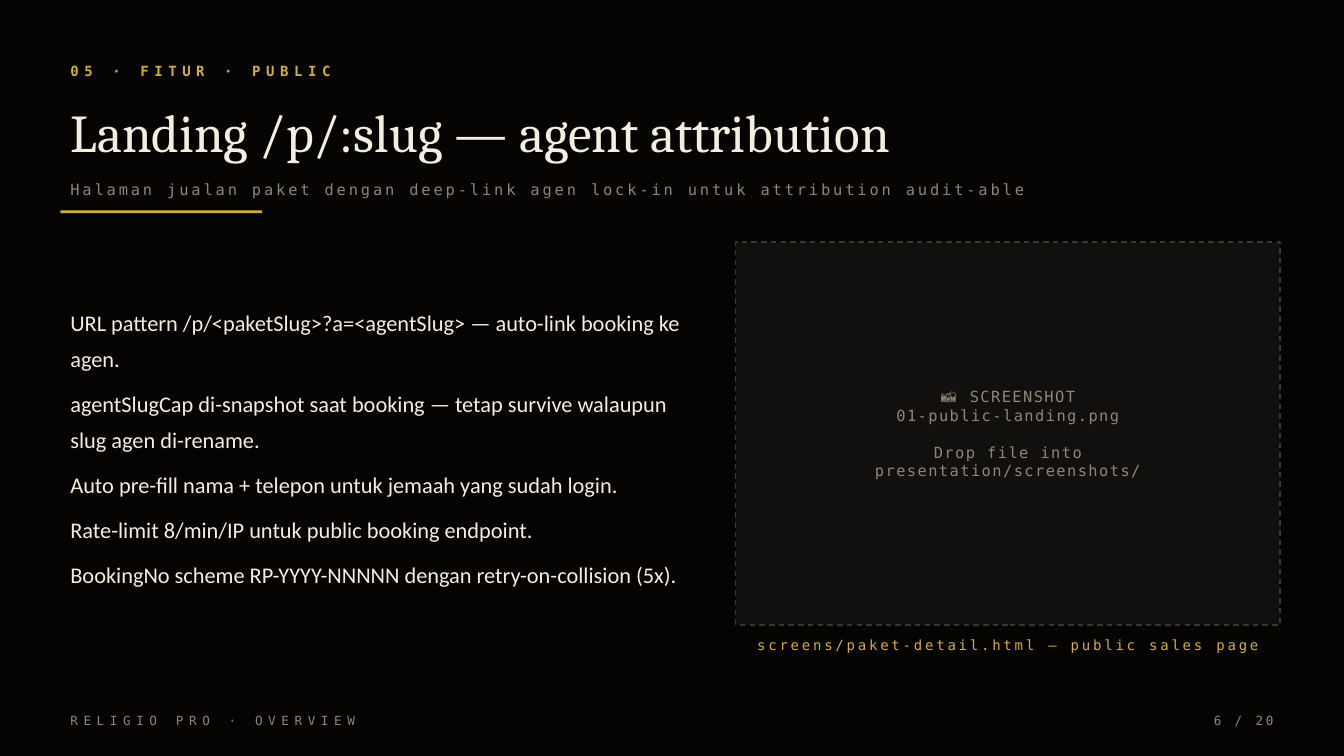
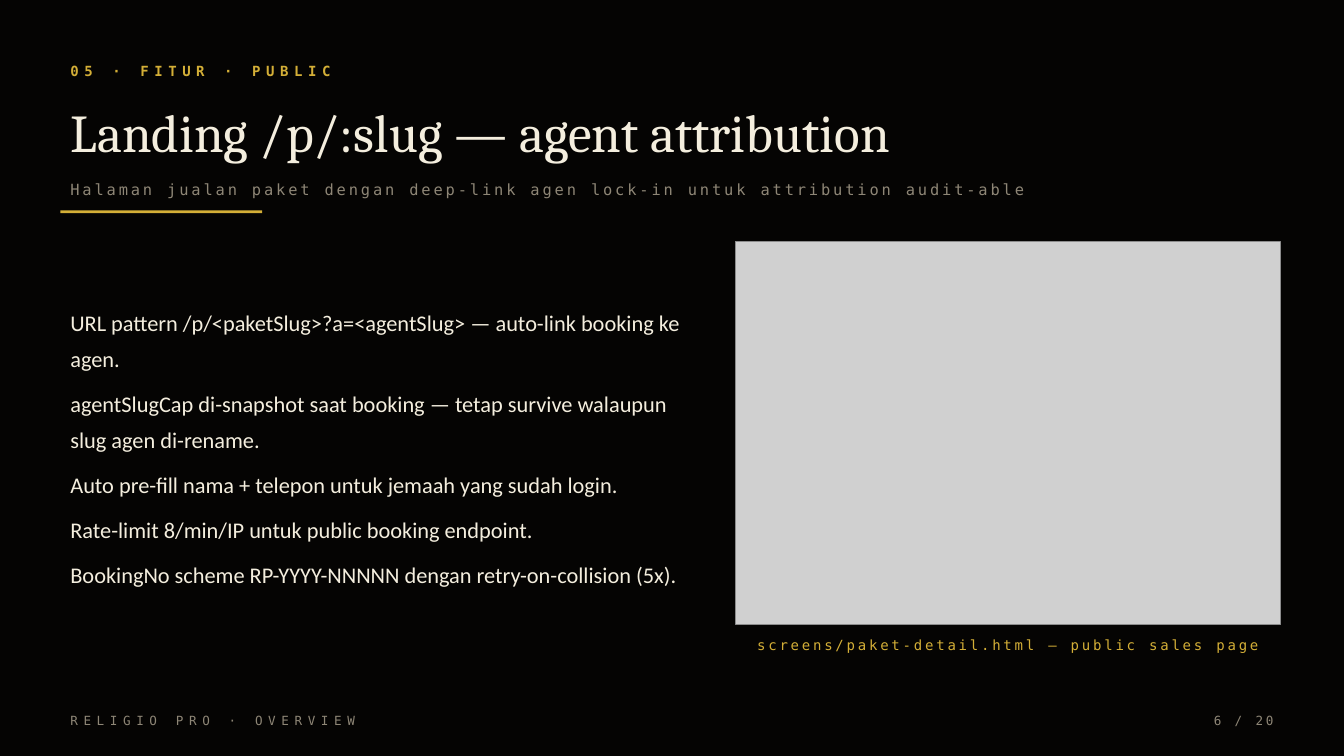
Before and after one commit to galihsidik86/travel, a slide deck: slide 6 of presentation/religio-pro.pptx. Drawn at 1344x756 pixels with LibreOffice and Linux fonts; fonts in the diff are those of the drawing; grey boxes stand for pictures. Boxes give left, top, right and bottom in pixels: in the first picture for what was removed or moved away, otherwise in the second. Text is boxed around its words. In the diff, an @@ line names an element or a change of style, - is before the commit and + after.

```diff
--- a/presentation/religio-pro.pptx
+++ b/presentation/religio-pro.pptx
@@ rectangle removed at (736, 242, 1280, 625) @@
@@ picture added at (736, 242, 1280, 625) @@
@@ text removed at (875, 390, 1140, 479) @@
-📸 SCREENSHOT
-01-public-landing.png
-Drop file into
-presentation/screenshots/
```
Also in this commit, not shown: 7 other slides changed, 4 other files.
